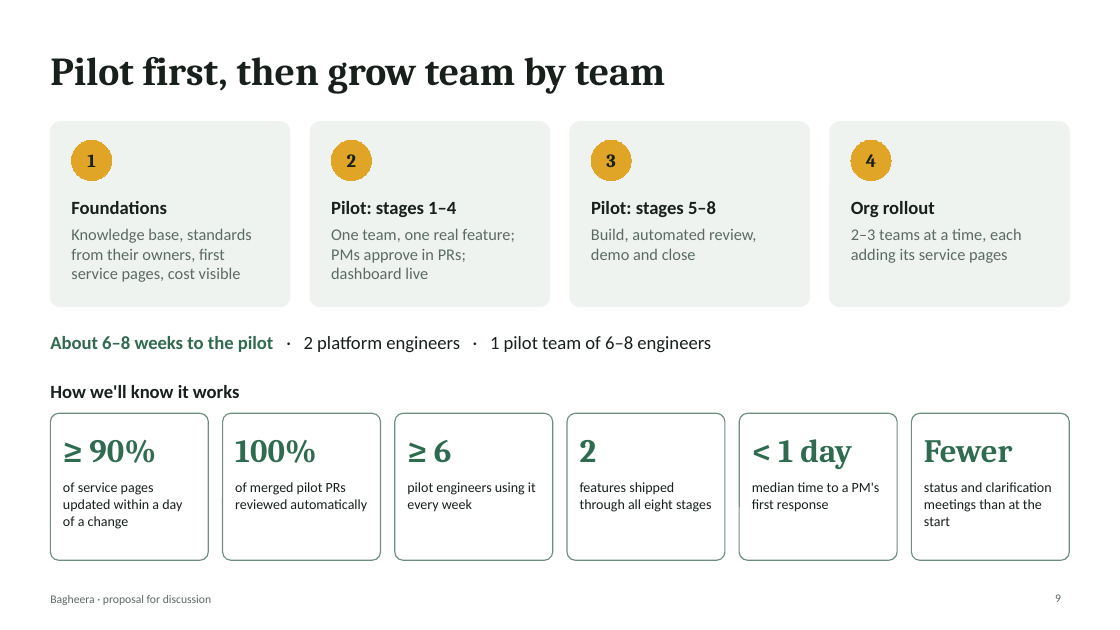
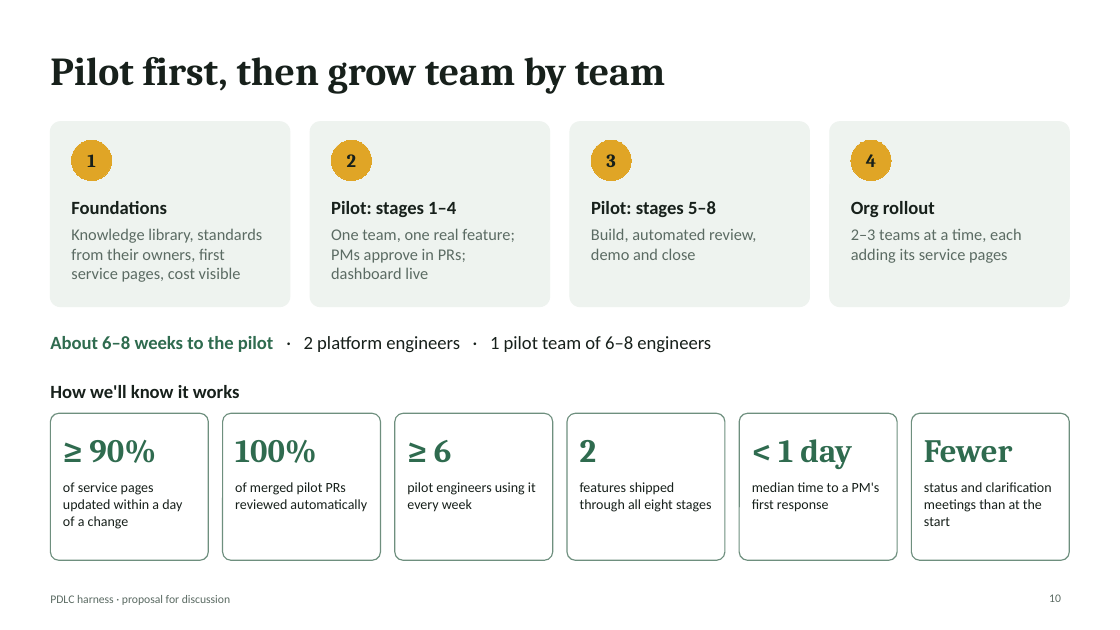
Before and after one commit to rahulnyk/bagheera, a slide deck: slide 10 of docs/pitch-deck.pptx (slide 9 before the commit). Drawn at 1120x630 pixels with LibreOffice and Linux fonts; fonts in the diff are those of the drawing. Boxes give left, top, right and bottom in pixels: in the first picture for what was removed or moved away, otherwise in the second. Text is boxed around its words. In the diff, an @@ line names an element or a change of style, - is before the commit and + after.

```diff
--- a/docs/pitch-deck.pptx
+++ b/docs/pitch-deck.pptx
@@ text at (x1=71, y1=228, x2=262, y2=282): text changed @@
-Knowledge base, standards from their owners, first service pages, cost visible
+Knowledge library, standards from their owners, first service pages, cost visible
@@ text at (x1=50, y1=595, x2=230, y2=605): text changed @@
-Bagheera · proposal for discussion
+PDLC harness · proposal for discussion
@@ page number at (x1=1049, y1=594, x2=1061, y2=602): text changed @@
-9
+10
```
Also in this commit, not shown: 8 other slides changed, 1 slide added, 2 other files.
